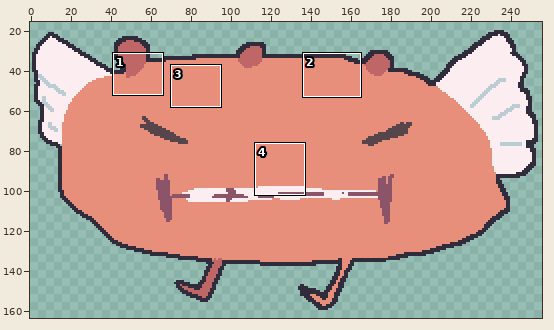
Pixel-art file: res/img/god.aseprite. The picture above shows the old version from afar; the outline marks the close-up.
Close-up. The starting point:
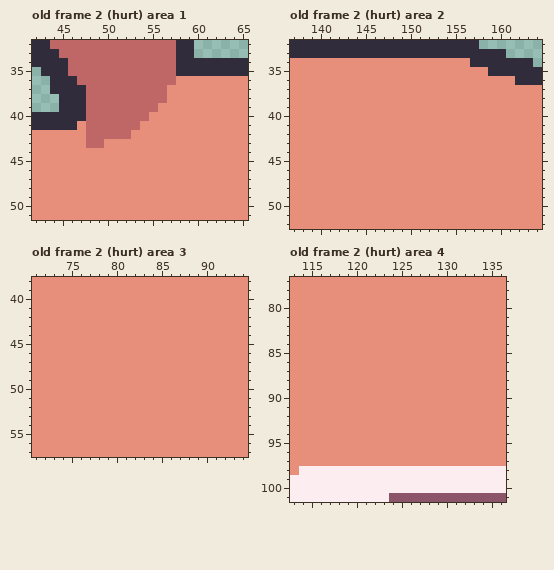
256x256 pixels, 3 frames. Shown: old frame 2 (hurt) area 1: x 42..65, y 32..51; old frame 2 (hurt) area 2: x 137..164, y 32..52; old frame 2 (hurt) area 3: x 71..94, y 38..57; old frame 2 (hurt) area 4: x 113..136, y 77..101. The wide view leaves out empty margins. The commit also changed other frames or places, which this record leaves out.
The same view after the edit:
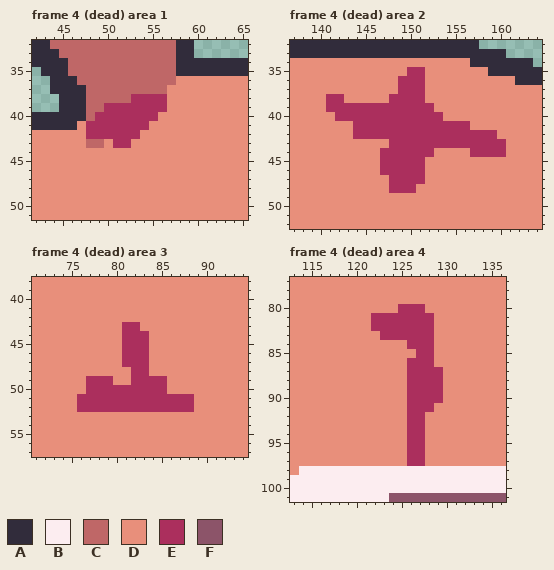
Palette (. is transparent): A #312c3b  B #fcedf0  C #bf6767  D #e88f7b  E #ab2f5d  F #8c5469
A new or re-ordered frame is compared with the old frame closest to it.
Diff:
frames 3 -> 4
--- frame 4 (dead) area 1 is new; against old frame 2 (hurt), layer "Layer 1"
@@ x 46..58 @@
 37 AACCCCCCCCCDD
-38 AACCCCCCCCCDD
-39 AACCCCCCCCDDD
-40 AACCCCCCCDDDD
-41 ADCCCCCCDDDDD
-42 DDCCCCCDDDDDD
-43 DDCCDDDDDDDDD
+38 AACCCCCEEEEDD
+39 AACCEEEEEEEDD
+40 AACEEEEEEEDDD
+41 ADEEEEEEEDDDD
+42 DDEEEEEEDDDDD
+43 DDCCDEEDDDDDD
 44 DDDDDDDDDDDDD
--- frame 4 (dead) area 2 is new; against old frame 2 (hurt), layer "Layer 1"
@@ x 137..164 @@
 34 DDDDDDDDDDDDDDDDDDDDAAAAAAA.
-35 DDDDDDDDDDDDDDDDDDDDDDAAAAAA
-36 DDDDDDDDDDDDDDDDDDDDDDDDDAAA
-37 DDDDDDDDDDDDDDDDDDDDDDDDDDDD
-38 DDDDDDDDDDDDDDDDDDDDDDDDDDDD
-39 DDDDDDDDDDDDDDDDDDDDDDDDDDDD
-40 DDDDDDDDDDDDDDDDDDDDDDDDDDDD
-41 DDDDDDDDDDDDDDDDDDDDDDDDDDDD
-42 DDDDDDDDDDDDDDDDDDDDDDDDDDDD
-43 DDDDDDDDDDDDDDDDDDDDDDDDDDDD
-44 DDDDDDDDDDDDDDDDDDDDDDDDDDDD
-45 DDDDDDDDDDDDDDDDDDDDDDDDDDDD
-46 DDDDDDDDDDDDDDDDDDDDDDDDDDDD
-47 DDDDDDDDDDDDDDDDDDDDDDDDDDDD
-48 DDDDDDDDDDDDDDDDDDDDDDDDDDDD
+35 DDDDDDDDDDDDDEEDDDDDDDAAAAAA
+36 DDDDDDDDDDDDEEEDDDDDDDDDDAAA
+37 DDDDDDDDDDDDEEEDDDDDDDDDDDDD
+38 DDDDEEDDDDDEEEEDDDDDDDDDDDDD
+39 DDDDEEEEEEEEEEEEDDDDDDDDDDDD
+40 DDDDDEEEEEEEEEEEEDDDDDDDDDDD
+41 DDDDDDDEEEEEEEEEEEEEDDDDDDDD
+42 DDDDDDDEEEEEEEEEEEEEEEEDDDDD
+43 DDDDDDDDDDDEEEEEEEEEEEEEDDDD
+44 DDDDDDDDDDEEEEEEDDDDEEEEDDDD
+45 DDDDDDDDDDEEEEEDDDDDDDDDDDDD
+46 DDDDDDDDDDEEEEEDDDDDDDDDDDDD
+47 DDDDDDDDDDDEEEEDDDDDDDDDDDDD
+48 DDDDDDDDDDDEEEDDDDDDDDDDDDDD
 49 DDDDDDDDDDDDDDDDDDDDDDDDDDDD
--- frame 4 (dead) area 3 is new; against old frame 2 (hurt), layer "Layer 1"
@@ x 71..94 @@
 42 DDDDDDDDDDDDDDDDDDDDDDDD
-43 DDDDDDDDDDDDDDDDDDDDDDDD
-44 DDDDDDDDDDDDDDDDDDDDDDDD
-45 DDDDDDDDDDDDDDDDDDDDDDDD
-46 DDDDDDDDDDDDDDDDDDDDDDDD
-47 DDDDDDDDDDDDDDDDDDDDDDDD
-48 DDDDDDDDDDDDDDDDDDDDDDDD
-49 DDDDDDDDDDDDDDDDDDDDDDDD
-50 DDDDDDDDDDDDDDDDDDDDDDDD
-51 DDDDDDDDDDDDDDDDDDDDDDDD
-52 DDDDDDDDDDDDDDDDDDDDDDDD
+43 DDDDDDDDDDEEDDDDDDDDDDDD
+44 DDDDDDDDDDEEEDDDDDDDDDDD
+45 DDDDDDDDDDEEEDDDDDDDDDDD
+46 DDDDDDDDDDEEEDDDDDDDDDDD
+47 DDDDDDDDDDEEEDDDDDDDDDDD
+48 DDDDDDDDDDDEEDDDDDDDDDDD
+49 DDDDDDEEEDDEEEEDDDDDDDDD
+50 DDDDDDEEEEEEEEEDDDDDDDDD
+51 DDDDDEEEEEEEEEEEEEDDDDDD
+52 DDDDDEEEEEEEEEEEEEDDDDDD
 53 DDDDDDDDDDDDDDDDDDDDDDDD
--- frame 4 (dead) area 4 is new; against old frame 2 (hurt), layer "Layer 1"
@@ x 120..131 @@
  79 DDDDDDDDDDDD
- 80 DDDDDDDDDDDD
- 81 DDDDDDDDDDDD
- 82 DDDDDDDDDDDD
- 83 DDDDDDDDDDDD
- 84 DDDDDDDDDDDD
- 85 DDDDDDDDDDDD
- 86 DDDDDDDDDDDD
- 87 DDDDDDDDDDDD
- 88 DDDDDDDDDDDD
- 89 DDDDDDDDDDDD
- 90 DDDDDDDDDDDD
- 91 DDDDDDDDDDDD
- 92 DDDDDDDDDDDD
- 93 DDDDDDDDDDDD
- 94 DDDDDDDDDDDD
- 95 DDDDDDDDDDDD
- 96 DDDDDDDDDDDD
- 97 DDDDDDDDDDDD
+ 80 DDDDDEEEDDDD
+ 81 DDEEEEEEEDDD
+ 82 DDEEEEEEEDDD
+ 83 DDDEEEEEEDDD
+ 84 DDDDDDEEEDDD
+ 85 DDDDDDDEEDDD
+ 86 DDDDDDEEEDDD
+ 87 DDDDDDEEEEDD
+ 88 DDDDDDEEEEDD
+ 89 DDDDDDEEEEDD
+ 90 DDDDDDEEEEDD
+ 91 DDDDDDEEEDDD
+ 92 DDDDDDEEDDDD
+ 93 DDDDDDEEDDDD
+ 94 DDDDDDEEDDDD
+ 95 DDDDDDEEDDDD
+ 96 DDDDDDEEDDDD
+ 97 DDDDDDEEDDDD
  98 BBBBBBBBBBBB
Boxes around the changes in both close-ups, in picture pixels (x1, y1, x2, y2):
changed: (86, 94, 167, 148)
changed: (326, 67, 506, 193)
changed: (77, 322, 194, 412)
changed: (371, 304, 443, 466)
